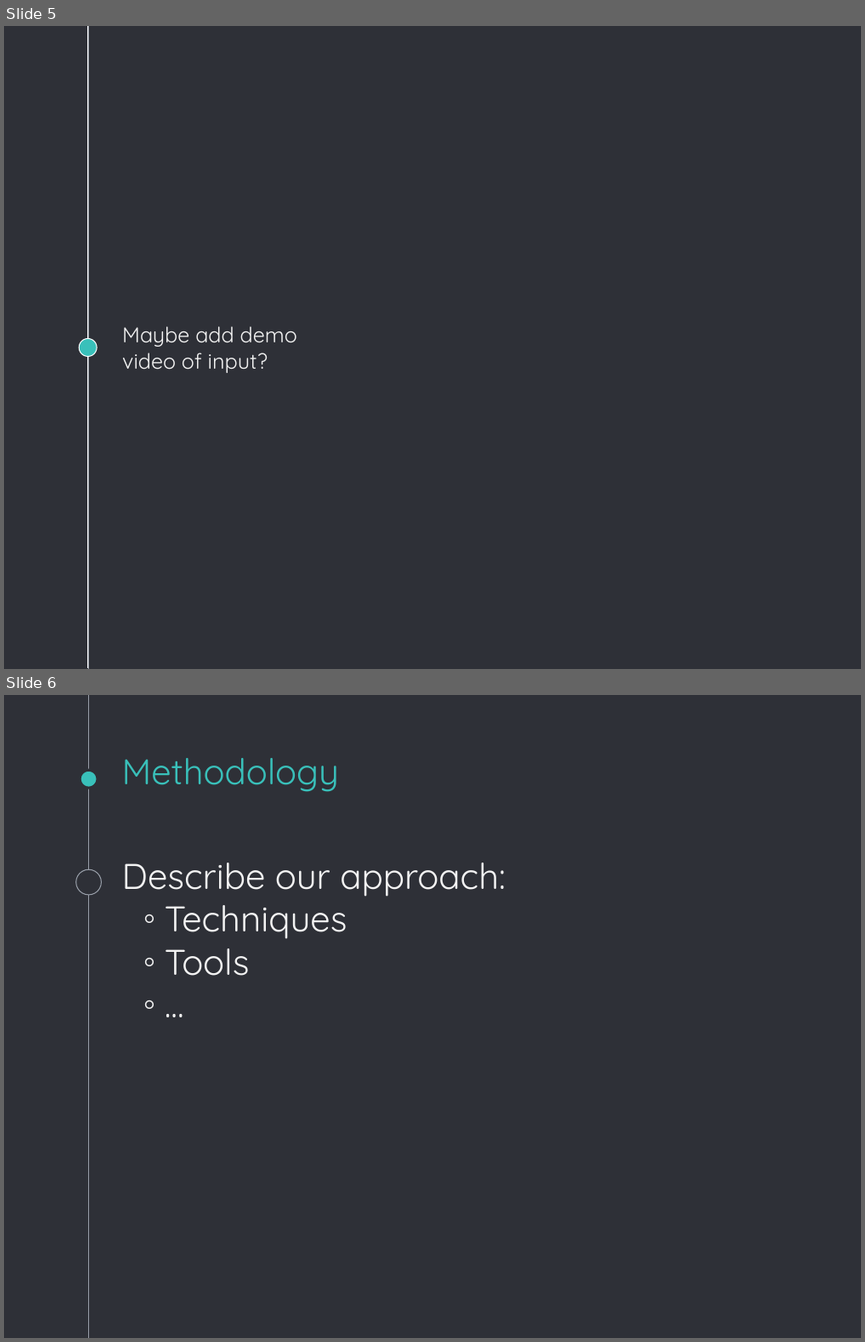
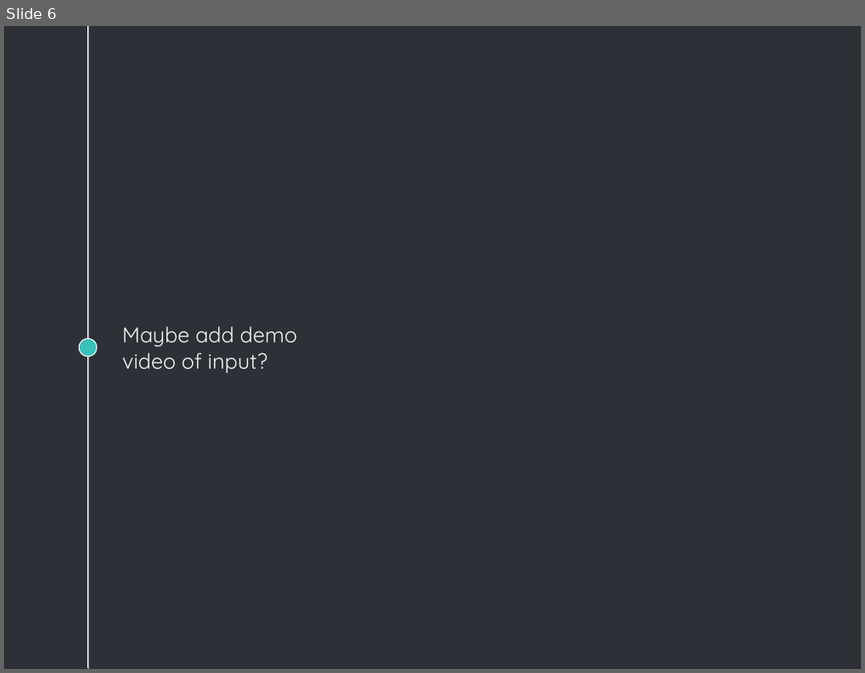
Before and after one commit to SimuJenni/RD-project, a slide deck: doc/initial-plan.pptx. Shown one above the other, each under a label of ours: slides 5 and 6 before the commit, slide 6 after it. The pictures are 865x1342 and 865x673 pixels, drawn with LibreOffice and Linux fonts; fonts in the diff are those of the drawing; background and template pictures are left out. Boxes give left, top, right and bottom in pixels: in the first picture for what was removed or moved away, otherwise in the second. Text is boxed around its words. In the diff, an @@ line names an element or a change of style, - is before the commit and + after.

```diff
--- a/doc/initial-plan.pptx
+++ b/doc/initial-plan.pptx
@@ slide 6 removed at (x1=4, y1=695, x2=861, y2=1338), background #2E3037; not listed: 1 template element that a slide beside it also shows @@
@@ ellipse removed at (x1=80, y1=771, x2=98, y2=789) @@
@@ title removed at (x1=122, y1=758, x2=339, y2=792) @@
-Methodology
@@ ellipse removed at (x1=76, y1=870, x2=101, y2=895) @@
@@ text removed at (x1=122, y1=862, x2=506, y2=975) @@
-Describe our approach:
-◦ Techniques
-◦ Tools
-◦ ...
@@ what was slide 5 is now slide 6 @@
```
Also in this commit, not shown: 3 slides changed, 4 slides added, 1 other slide removed, 1 other file.
